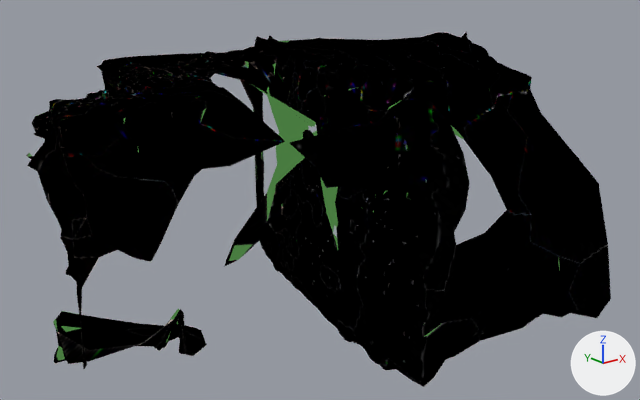
Two versions of the glTF model assets/scans/b.glb, one commit apart.
One viewpoint serves both versions: a camera (50 mm lens) standing at (-5.05, -7.03, 1.43) and looking at (0.28, -0.36, -1.24). Every picture has the same lights, and +X, +Y and +Z are marked at lower right. The first picture is the older version. Where no turn or scale is listed for an object, it has been applied to the vertices. Vertices at exactly the same position are counted once.
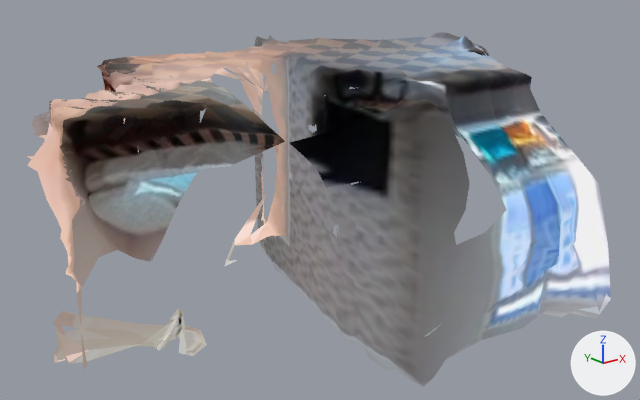
Where the change shows, as pixel boxes (x1, y1, x2, y2) in the pictures (640 x 400 px; the box of a moved part takes in the faces that stretch with it):
'Mesh_0', reshaped: before (26, 31, 611, 387); after (27, 32, 611, 387)
part 1 of me_mesh_0, moved or reshaped: before (219, 31, 467, 271); after (219, 43, 404, 271)
part 2 of me_mesh_0, surface changed (black to grey): (27, 32, 611, 387) in both
part 3 of me_mesh_0, recoloured (black to grey): (27, 32, 611, 387) in both

What changed in the scene script:
```text
Add img_image_0:
    img_image_0 = load_image('Image_0', '_unpacked/Image_0', 2492, 2536, 'sRGB')
Add mat_material_0:
    mat_material_0 = bpy.data.materials.new('Material_0')
    # uses the picture img_image_0
Change me_mesh_0:
    used by ob_mesh_0; location = (-2.828, 1.768, -2.648)
    remove me_mesh_0.from_pydata(...)  # 33346 vertices, 66534 faces; spans x 0.0..6.42, y -4.41..0.0, z 0.0..2.85
    add me_mesh_0.from_pydata(...)  # 33306 vertices, 66139 faces; spans x 0.0..6.42, y -4.41..0.0, z 0.0..2.85
    me_mesh_0 part 1: 281 vertices moved within x 2.61..5.56, y -1.57..-0.04, z 0.04..2.82; 38 vertices removed from x 2.63..5.85, y -3.08..-0.02, z 0.7..2.84
    me_mesh_0 part 2: 64285 kept faces spanning x 0.0..6.42, y -4.41..0.0, z 0.0..2.85 get new texture (UV) coordinates
    me_mesh_0 part 3: 64309 faces spanning x 0.0..6.42, y -4.41..0.0, z 0.0..2.85 switch from mat_material to mat_material_0
    other edits to the shape of me_mesh_0 do not show in these pictures
```
